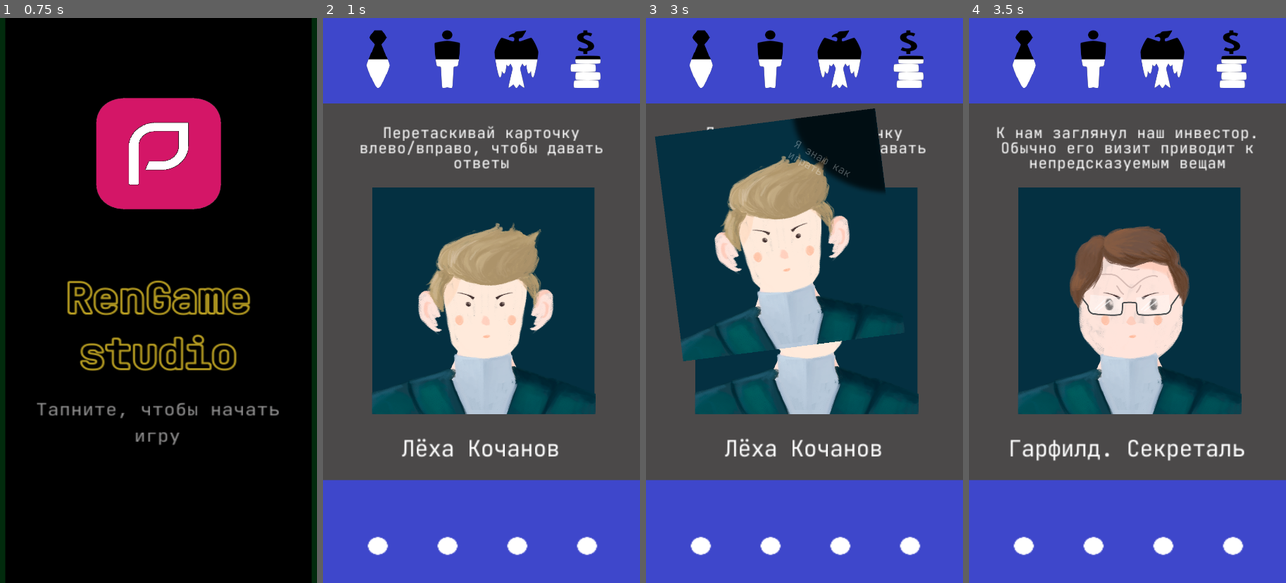
Above: before the commit, frames 1-4 (left to right).
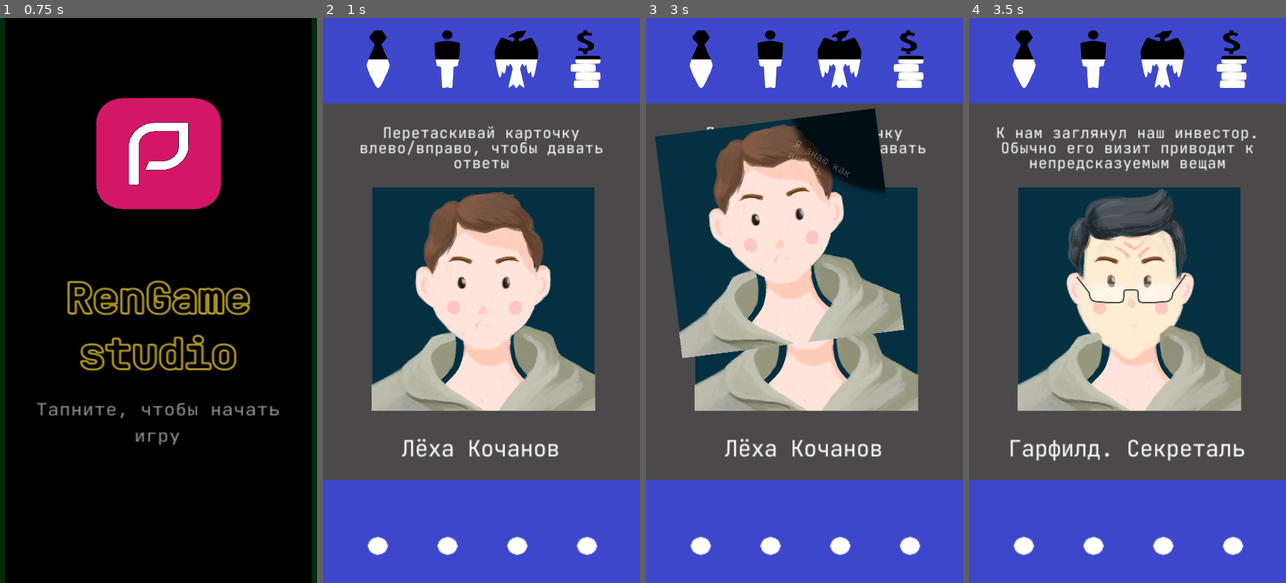
Above: after the commit, the same moments.

Repository: Nothengem/Detectivus
Game: Godot game, scene res://Scenes/StartMenu.tscn
Same seed, same stepped clock (60 frames per second), same inputs: the game is played once before the commit and once after it.
Inputs (mouse positions are in pixels of both pictures, inside the frame that each line leads up to):
- Up to frame 1 (0.75 s): tap Enter at 0.5 s; move the mouse to (228, 272) at 0.52 s; click (228, 272) at 0.67 s
- Up to frame 2 (1 s): no input
- Up to frame 3 (3 s): tap Space at 1.25, 2.75 s; drag from (804, 306) to (788, 413) at 1.27 s; tap Enter at 2 s; move the mouse to (836, 176) at 2.02 s; click (836, 176) at 2.17 s; drag from (788, 413) to (709, 215) at 2.77 s
- Up to frame 4 (3.5 s): no input

Frame 1 is identical in both runs. In frame 2, 15% of the frame differs, in the area x 15-86%, y 30-71%; in frame 3, 22%, in the area x 10-86%, y 18-71%; in frame 4, 14%.

Commit message:
Загрузил изображения от Наташи новые

Diff:
--- a/Scenes/Character(nextcharacter).tscn
+++ b/Scenes/Character(nextcharacter).tscn
@@ -26,68 +26,57 @@
 texture = ExtResource( 3 )
 
 [node name="Ears" type="Sprite" parent="Character"]
-position = Vector2( 9.1262, 52.4378 )
 scale = Vector2( 1.05, 1.05 )
 texture = ExtResource( 5 )
 
 [node name="Neck" type="Sprite" parent="Character"]
-position = Vector2( 1.70599, 207.373 )
 scale = Vector2( 1.05, 1.05 )
 texture = ExtResource( 7 )
 
 [node name="Head" type="Sprite" parent="Character"]
-position = Vector2( 5.43298, 17.4589 )
 scale = Vector2( 1.05, 1.05 )
 texture = ExtResource( 8 )
 
 [node name="Shirt" type="Sprite" parent="Character"]
-position = Vector2( 1.63678, 317.539 )
 scale = Vector2( 1.05, 1.05 )
 texture = ExtResource( 11 )
 
 [node name="Eyebrows" type="Sprite" parent="Character"]
-position = Vector2( 6.0112, -10.4624 )
 scale = Vector2( 1.05, 1.05 )
 texture = ExtResource( 12 )
 
 [node name="Eyes" type="Sprite" parent="Character"]
-position = Vector2( 6.74908, 20.6683 )
 scale = Vector2( 1.05, 1.05 )
 texture = ExtResource( 10 )
 
 [node name="Forehead" type="Sprite" parent="Character"]
-position = Vector2( -4.55548, -65.2498 )
 scale = Vector2( 1.05, 1.05 )
 texture = ExtResource( 6 )
 
 [node name="Jowls" type="Sprite" parent="Character"]
-position = Vector2( 8.1384, 81.383 )
 scale = Vector2( 1.05, 1.05 )
 texture = ExtResource( 13 )
 
 [node name="Glasses" type="Sprite" parent="Character"]
-position = Vector2( 2.09027, 9.64786 )
+position = Vector2( 7.48308, -37.4154 )
 scale = Vector2( 1.05, 1.05 )
 texture = ExtResource( 9 )
 
 [node name="Mouth" type="Sprite" parent="Character"]
-position = Vector2( 10.658, 143.417 )
 scale = Vector2( 1.05, 1.05 )
 texture = ExtResource( 14 )
 
 [node name="Hair" type="Sprite" parent="Character"]
-position = Vector2( 0.235077, -117.648 )
 scale = Vector2( 1.05, 1.05 )
 texture = ExtResource( 16 )
 
 [node name="Nose" type="Sprite" parent="Character"]
-position = Vector2( 6.53589, 82.324 )
 scale = Vector2( 1.05, 1.05 )
 texture = ExtResource( 15 )
 
 [node name="Bage" type="Sprite" parent="Character"]
 visible = false
-position = Vector2( 207.145, 282.585 )
+position = Vector2( 285.732, 338.646 )
 scale = Vector2( 1.05, 1.05 )
 texture = ExtResource( 17 )
 
Binary file changed: Resources/GFX/CharacterCotaint/Ears/Ears1.png
Binary file added: Resources/GFX/CharacterCotaint/Ears/Ears10.png
Not shown, added: Resources/GFX/CharacterCotaint/Ears/Ears10.png.import
Binary file changed: Resources/GFX/CharacterCotaint/Ears/Ears2.png
Binary file changed: Resources/GFX/CharacterCotaint/Ears/Ears3.png
Binary file changed: Resources/GFX/CharacterCotaint/Ears/Ears4.png
Binary file changed: Resources/GFX/CharacterCotaint/Ears/Ears5.png
Binary file changed: Resources/GFX/CharacterCotaint/Ears/Ears6.png
Binary file changed: Resources/GFX/CharacterCotaint/Ears/Ears7.png
Binary file changed: Resources/GFX/CharacterCotaint/Ears/Ears8.png
Binary file changed: Resources/GFX/CharacterCotaint/Ears/Ears9.png
Binary file changed: Resources/GFX/CharacterCotaint/Eyebrows/Eyebrows1.png
(and 271 more such lines)
